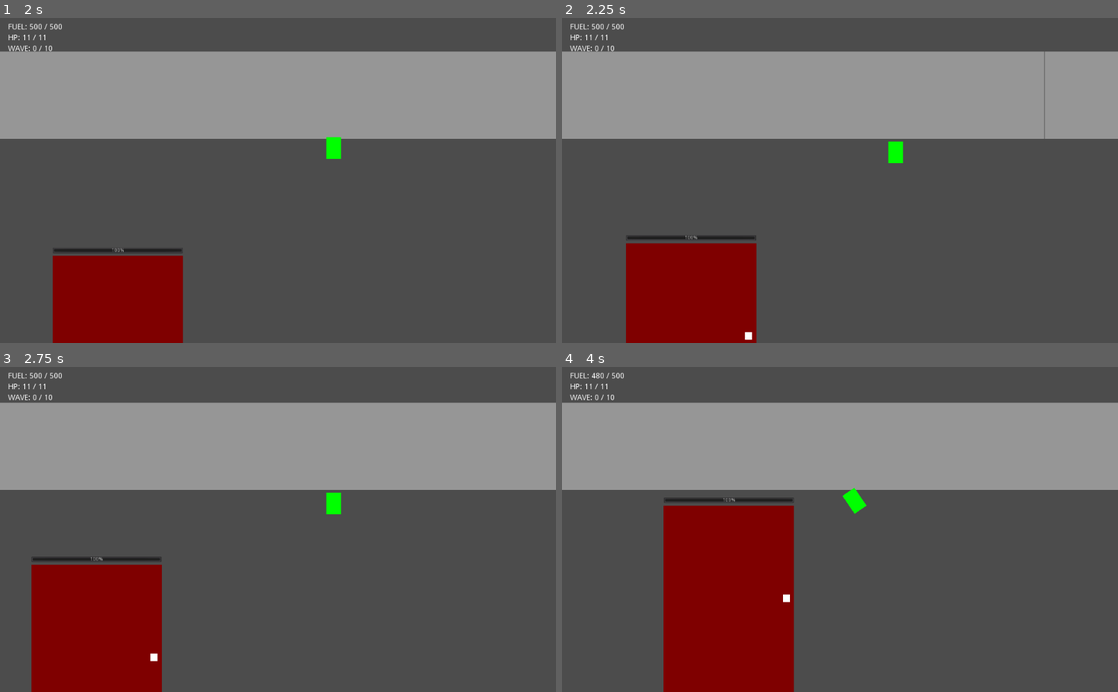
Above: before the commit, frames 1-4 (two rows, left to right).
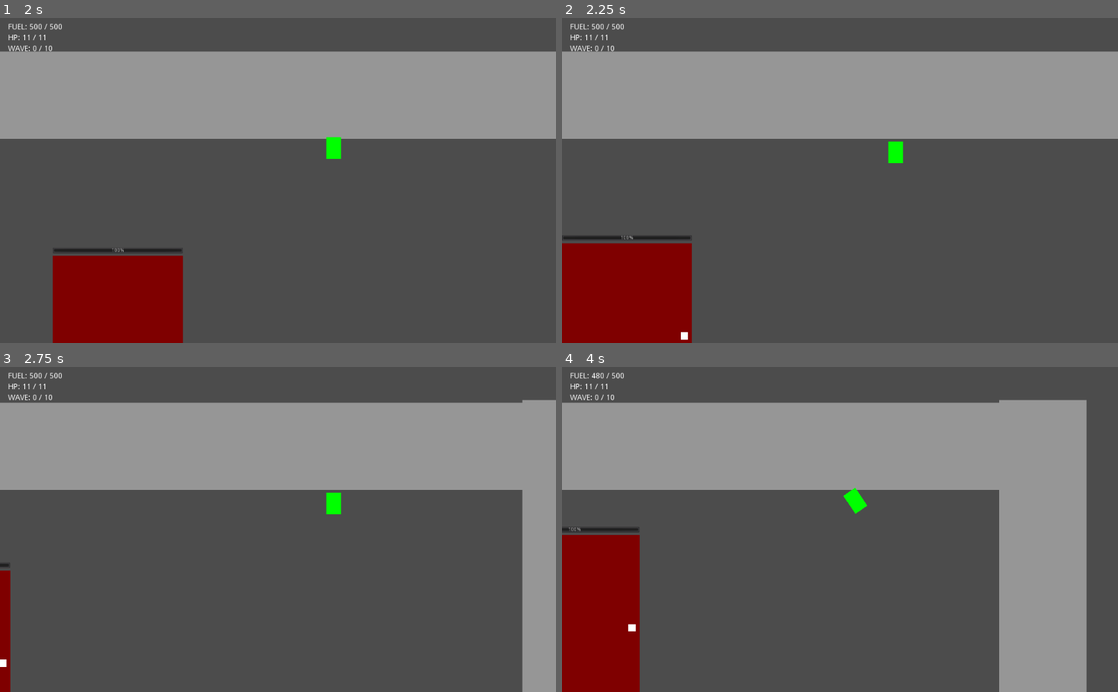
Above: after the commit, the same moments.

Repository: deengames/abu-hamid-x
Game: Godot game, scene res://prototype/Main.tscn
Same seed, same stepped clock (60 frames per second), same inputs: the game is played once before the commit and once after it.
Inputs (mouse positions are in pixels of both pictures, inside the frame that each line leads up to):
- Up to frame 1 (2 s): tap Enter at 0.5 s; move the mouse to (400, 164) at 0.52 s; hold D (move_right) 0.53-1.28 s; click (400, 164) at 0.6 s; tap Space (jump) at 0.77, 0.8, 1.07, 1.35, 1.52, 1.82 s; move the mouse to (166, 196) at 1.27 s; hold S (move_down) from 1.28 s (still down); click (166, 196) at 1.55 s
- Up to frame 2 (2.25 s): move the mouse to (895, 109) at 2.02 s; release S (move_down) at 2.03 s; hold D (move_right) from 2.03 s (still down); click (895, 109) at 2.1 s
- Up to frame 3 (2.75 s): keep holding D (move_right); tap Space (jump) at 2.3 s
- Up to frame 4 (4 s): move the mouse to (812, 594) at 2.77 s; release D (move_right) at 2.78 s; hold W (move_up) 2.78-3.53 s; tap Shift (boost) at 2.85 s; tap Space (jump) at 3.02, 3.32, 3.77, 3.8 s; click (812, 594) at 3.05 s; move the mouse to (1006, 578) at 3.52 s; hold A (move_left) from 3.53 s (still down); tap Ctrl (toggle_jetpack) at 3.6 s

Frame 1 is identical in both runs. In frame 2, 7.5% of the frame differs, in the area x 0-87%, y 10-100%; in frame 3, 14%; in frame 4, 32%, in the area x 0-100%, y 10-100%.

Commit message:
Flying attacks. Based on direction you MOVED last.

Diff:
--- a/prototype/Character/Player/Player.gd
+++ b/prototype/Character/Player/Player.gd
@@ -10,7 +10,8 @@
 export (int) var jetpack_recharge_rate = 200
 
 export (float) var health_regen_per_second = 0.5
-
+export (int) var num_attacks_to_fly = 3
+export (float) var flying_impulse_velocity = 4500
 
 signal fuel_change(new_fuel, max_fuel)
 signal health_change(new_hp, max_hp)
@@ -19,6 +20,10 @@
 var is_using_jetpack = false
 var fuel = max_jetpack_fuel
 var is_dead = false
+
+var attack_number = 0 # for flying attacks
+var facing = "none"
+
 onready var sword = preload('res://prototype/Sword.tscn').instance()
 
 
@@ -50,12 +55,27 @@
 		sword.rotation = starting_angle
 		sword.swing_to(target_angle)
 
+		if config.flyingAttacks == true and self.facing in ["left", "right"]:
+			var vx = flying_impulse_velocity
+			if self.facing == "left":
+				vx = vx * -1
+
+			self.attack_number += 1
+			self.attack_number = self.attack_number % num_attacks_to_fly
+			if self.attack_number == 0:
+				self.apply_impulse(Vector2(0, 0), Vector2(vx, 0))
+
 
 func _on_sword_finish_swing():
 	remove_child(sword)
 
 
 func _integrate_forces(state):
+	if Input.is_action_pressed('move_right'):
+		self.facing = "right"
+	elif Input.is_action_pressed('move_left'):
+		self.facing = "left"
+
 	var velocity = state.get_linear_velocity()
 
 	if not is_using_jetpack:
@@ -95,7 +115,7 @@
 	state.set_linear_velocity(velocity)
 
 	if Input.is_action_just_released('jump'):
-		apply_impulse(Vector2(0, 0), Vector2(0, -1500))
+		self.apply_impulse(Vector2(0, 0), Vector2(0, -1500))
 
 	if is_using_jetpack and (
 		Input.is_action_pressed('move_left')
--- a/prototype/Character/Player/Player.tscn
+++ b/prototype/Character/Player/Player.tscn
@@ -10,7 +10,7 @@
 custom_solver_bias = 0.0
 extents = Vector2( 15, 25 )
 
-[node name="Player" instance=ExtResource( 1 )]
+[node name="Player" index="0" instance=ExtResource( 1 )]
 
 gravity_scale = 2.0
 script = ExtResource( 2 )
@@ -23,6 +23,8 @@
 jetpack_consumption_rate = 25
 jetpack_recharge_rate = 200
 health_regen_per_second = 0.5
+num_attacks_to_fly = 3
+flying_impulse_velocity = 4500
 
 [node name="Collision" parent="." index="0"]
 
--- a/prototype/Main.tscn
+++ b/prototype/Main.tscn
@@ -4,7 +4,7 @@
 [ext_resource path="res://prototype/Wall.tscn" type="PackedScene" id=2]
 [ext_resource path="res://prototype/Character/Player/Player.tscn" type="PackedScene" id=3]
 
-[node name="Main" type="Node2D"]
+[node name="Main" type="Node2D" index="0"]
 
 position = Vector2( 460, 680 )
 script = ExtResource( 1 )
--- a/prototype/config.json
+++ b/prototype/config.json
@@ -1,4 +1,5 @@
 {
     "enableSword": true,
-    "enableGiants": false
+    "enableGiants": true,
+    "flyingAttacks": true
 }
Not shown: 3 places in prototype/Main.tscn that only renumber resources
